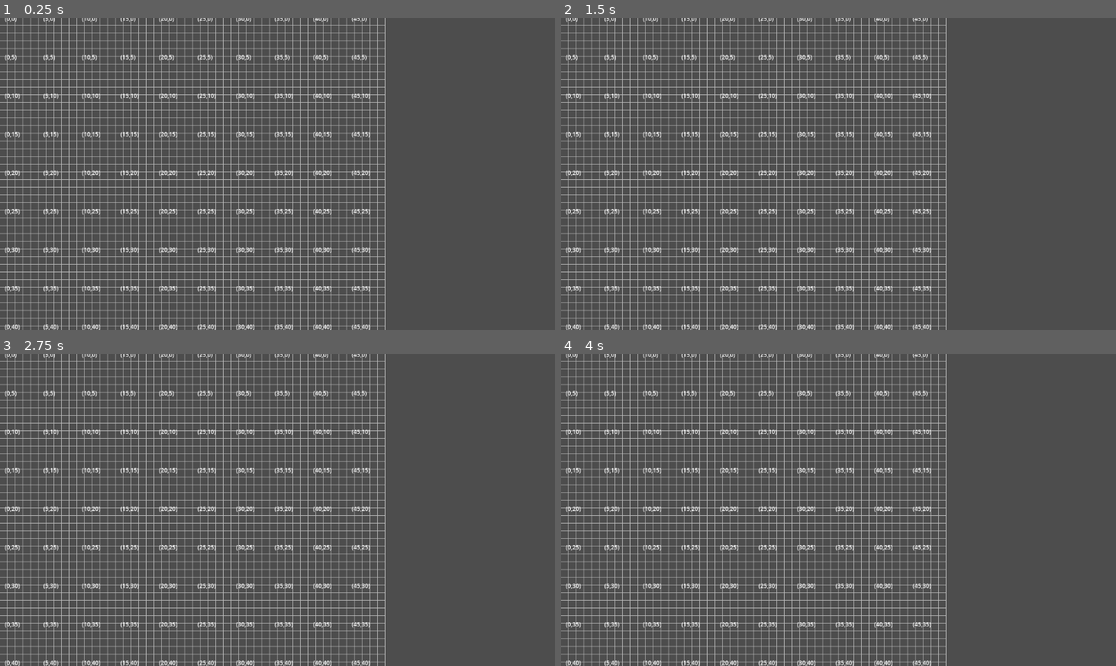
Above: before the commit, frames 1-4 (two rows, left to right).
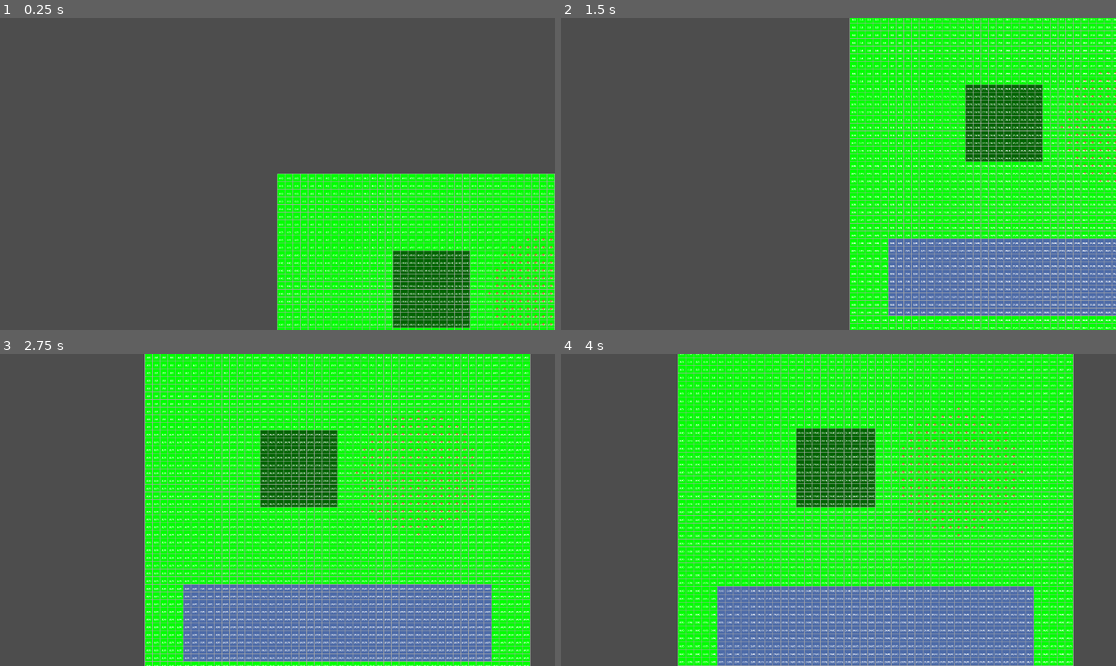
Above: after the commit, the same moments.

Repository: bk-bf/Celestia
Game: Godot game, scene res://scenes/world/tile_map_layer.tscn
Two runs of this game, one before a commit and one after it. Both use one fixed random seed, a clock stepped at 60 frames per second and the inputs below.
Inputs (mouse positions are in pixels of both pictures, inside the frame that each line leads up to):
- Up to frame 1 (0.25 s): no input
- Up to frame 2 (1.5 s): tap Enter at 0.5 s; move the mouse to (960, 158) at 0.52 s; hold S (camera_pan_down) 0.53-1.25 s; click (960, 158) at 0.67 s; tap A (camera_pan_left) at 0.8 s; drag from (727, 189) to (810, 236) at 1.27 s
- Up to frame 3 (2.75 s): tap Space at 2 s; move the mouse to (333, 441) at 2.02 s; hold D (camera_pan_right) from 2.03 s (still down); click (333, 441) at 2.17 s; tap W (camera_pan_up) at 2.3 s
- Up to frame 4 (4 s): release D (camera_pan_right) at 2.75 s; drag from (810, 572) to (672, 463) at 2.77 s; tap Enter at 3.5 s; move the mouse to (1005, 556) at 3.52 s; hold Mouse wheel up (camera_zoom_in) from 3.53 s (still down); click (1005, 556) at 3.67 s; tap Mouse wheel down (camera_zoom_out) at 3.8 s

The runs differ from the first frame. In frame 1, 38% of the frame differs, in the area x 0-100%, y 0-100%; in frame 2, 59%; in frame 3, 75%; in frame 4, 76%, in the area x 0-93%, y 0-100%.

Commit message:
feat: Connect coordinate grid with MapData, improved coordinate number readability
Add Camera2D script with panning and zooming functionality:
- Implemented a new Camera2D script to handle smooth camera movement and zooming.
- Added adjustable pan speed, zoom limits, and zoom speed.
- Integrated mouse wheel zooming and keyboard controls for panning.
- Introduced smoothing options for camera transitions.
- Added a variable font file for improved text rendering.

Diff:
--- /dev/null
+++ b/scenes/world/camera_2d.gd
@@ -0,0 +1,80 @@
+extends Camera2D
+
+# Camera movement speed
+@export var pan_speed: float = 500.0
+
+# Zoom properties
+@export var min_zoom: float = 0.5
+@export var max_zoom: float = 2.0
+@export var zoom_speed: float = 0.1
+@export var zoom_margin: float = 0.1
+
+# Smoothing properties
+@export var smoothing_enabled: bool = true
+@export var smoothing_speed: float = 10.0
+
+var target_zoom = Vector2(1, 1)
+var target_position = Vector2.ZERO
+var is_dragging = false
+var drag_start_position = Vector2.ZERO
+
+func _ready():
+	target_position = global_position
+	target_zoom = zoom
+
+func _process(delta):
+	# Handle smooth movement
+	if smoothing_enabled:
+		global_position = global_position.lerp(target_position, smoothing_speed * delta)
+		zoom = zoom.lerp(target_zoom, smoothing_speed * delta)
+	else:
+		global_position = target_position
+		zoom = target_zoom
+
+func _input(event):
+	# Handle mouse wheel zoom
+	if event is InputEventMouseButton:
+		if event.button_index == MOUSE_BUTTON_WHEEL_UP and Input.is_action_pressed("camera_zoom_in"):
+			zoom_camera(zoom_speed, event.position)
+		elif event.button_index == MOUSE_BUTTON_WHEEL_DOWN and Input.is_action_pressed("camera_zoom_out"):
+			zoom_camera(-zoom_speed, event.position)
+
+func _physics_process(delta):
+	# Handle keyboard panning
+	var input_dir = Vector2.ZERO
+
+	if Input.is_action_pressed("camera_pan_up"):
+		input_dir.y -= 1
+	if Input.is_action_pressed("camera_pan_down"):
+		input_dir.y += 1
+	if Input.is_action_pressed("camera_pan_left"):
+		input_dir.x -= 1
+	if Input.is_action_pressed("camera_pan_right"):
+		input_dir.x += 1
+
+	# Normalize diagonal movement
+	if input_dir.length() > 1.0:
+		input_dir = input_dir.normalized()
+
+	# Adjust speed based on zoom level (faster when zoomed out)
+	var adjusted_speed = pan_speed * (1.0 / zoom.x)
+	target_position += input_dir * adjusted_speed * delta
+
+func zoom_camera(zoom_factor, mouse_position):
+	# Get mouse position in viewport
+	var viewport_size = get_viewport_rect().size
+
+	# Get direction from the center to the mouse position
+	var mouse_direction = (mouse_position - viewport_size / 2).normalized()
+
+	# Calculate new zoom
+	var new_zoom = clamp(target_zoom.x + zoom_factor, min_zoom, max_zoom)
+
+	# Only apply zoom if it's within the limits
+	if (new_zoom > target_zoom.x && target_zoom.x < max_zoom) || (new_zoom < target_zoom.x && target_zoom.x > min_zoom):
+		# Offset to maintain position under mouse
+		var zoom_offset = Vector2.ZERO
+		if mouse_direction != Vector2.ZERO:
+			zoom_offset = mouse_direction * zoom_margin
+
+		target_zoom = Vector2(new_zoom, new_zoom)
--- a/scenes/world/tile_map_layer.tscn
+++ b/scenes/world/tile_map_layer.tscn
@@ -1,6 +1,12 @@
-[gd_scene load_steps=2 format=3 uid="uid://gwfgmxjdlnks"]
+[gd_scene load_steps=3 format=3 uid="uid://gwfgmxjdlnks"]
 
 [ext_resource type="Script" uid="uid://dohw47cb0kwhj" path="res://src/world/map_test.gd" id="1_i8n85"]
+[ext_resource type="Script" uid="uid://b12ae3y4x0xik" path="res://scenes/world/camera_2d.gd" id="2_r2gvn"]
 
 [node name="TestMap" type="Node2D"]
 script = ExtResource("1_i8n85")
+
+[node name="Camera2D" type="Camera2D" parent="."]
+script = ExtResource("2_r2gvn")
+max_zoom = 8.0
+zoom_speed = 0.2
--- a/src/world/map_test.gd
+++ b/src/world/map_test.gd
@@ -2,7 +2,11 @@
 
 var map_data: MapData
 @export var show_grid_lines: bool = true
+@export var show_coordinate_numbers: bool = true
 @export var cell_size: Vector2 = Vector2(16, 16)
+
+@onready var camera = $Camera2D
+var zoom_threshold = 1.5
 
 func _ready():
 	# Create a small test map
@@ -46,7 +50,31 @@
 	if !map_data:
 		return
 
-	# Draw grid lines
+	# 1. FIRST draw tile colors (background layer)
+	for y in range(map_data.get_height()):
+		for x in range(map_data.get_width()):
+			var grid_coords = Vector2i(x, y)
+			var tile = map_data.get_tile(grid_coords)
+			var rect = Rect2(
+				x * cell_size.x,
+				y * cell_size.y,
+				cell_size.x,
+				cell_size.y
+			)
+
+			# Choose color based on tile properties
+			var color = Color.GREEN
+			if tile.is_water():
+				color = Color(0.3, 0.5, 0.9, 0.6)  # Blue for water
+			elif tile.density > 0.8:
+				color = Color(0.6, 0.6, 0.6, 0.6)  # Gray for mountains/rocks
+			elif tile.biome_type == "forest":
+				color = Color.DARK_GREEN  # Green for forest
+
+			# Fill tile with color
+			draw_rect(rect, color)
+
+	# 2. SECOND draw grid lines
 	if show_grid_lines:
 		var width = map_data.get_width() * cell_size.x
 		var height = map_data.get_height() * cell_size.y
@@ -55,21 +83,39 @@
 		for x in range(map_data.get_width() + 1):
 			var start = Vector2(x * cell_size.x, 0)
 			var end = Vector2(x * cell_size.x, height)
-			draw_line(start, end, Color.GRAY, 1.0)
+			draw_line(start, end, Color.DARK_GRAY, 1.0)
 
 		# Draw horizontal lines
 		for y in range(map_data.get_height() + 1):
 			var start = Vector2(0, y * cell_size.y)
 			var end = Vector2(width, y * cell_size.y)
-			draw_line(start, end, Color.GRAY, 1.0)
+			draw_line(start, end, Color.DARK_GRAY, 1.0)
 
-# Test coordinate conversion
+	# 3. THIRD draw text and territory markers
 	for y in range(map_data.get_height()):
 		for x in range(map_data.get_width()):
 			var grid_coords = Vector2i(x, y)
+			var tile = map_data.get_tile(grid_coords)
 			var world_pos = map_data.grid_to_world(grid_coords)
 
-			# Draw coordinate text for a few tiles
-			if x % 5 == 0 and y % 5 == 0:
-				draw_string(ThemeDB.fallback_font, world_pos + Vector2(2, -2),
-		   "(%d,%d)" % [x, y], HORIZONTAL_ALIGNMENT_CENTER, -1, 12)
+			# Territory indicator
+			if tile.territory_owner != "":
+				var center = Vector2(
+					x * cell_size.x + cell_size.x/2,
+					y * cell_size.y + cell_size.y/2
+				)
+				draw_circle(center, cell_size.x/6, Color(0.9, 0.2, 0.2, 0.7))
+
+			# Coordinate numbers
+			if show_coordinate_numbers:
+				var custom_font = preload("res://assets/fonts/Roboto_Condensed/RobotoCondensed-Bold.ttf")
+				var font_size = 4
+				var label = "(%d,%d)" % [x, y]
+
+				var text_size = custom_font.get_string_size(label, HORIZONTAL_ALIGNMENT_CENTER, -1, font_size)
+				var text_pos = Vector2(
+					x * cell_size.x + (cell_size.x - text_size.x) / 2,
+					y * cell_size.y + (cell_size.y + text_size.y) / 2
+				)
+				if camera.zoom.x <= zoom_threshold:
+					draw_string(custom_font, text_pos, label, HORIZONTAL_ALIGNMENT_CENTER, -1, font_size)
--- a/test_map.tres
+++ b/test_map.tres
@@ -1,7 +1,7 @@
-[gd_resource type="Resource" script_class="MapData" load_steps=4 format=3 uid="uid://d02jxnbfdx8mt"]
+[gd_resource type="Resource" script_class="MapData" load_steps=4 format=3]
 
-[ext_resource type="Script" uid="uid://cb6wveq0sjsaq" path="res://src/world/terrain/map_data.gd" id="1_ioop6"]
-[ext_resource type="Script" uid="uid://ckjfidr7gsmde" path="res://src/world/terrain/grid.gd" id="2_t58h8"]
+[ext_resource type="Script" path="res://src/world/terrain/map_data.gd" id="1_ioop6"]
+[ext_resource type="Script" path="res://src/world/terrain/grid.gd" id="2_t58h8"]
 
 [sub_resource type="Resource" id="Resource_cnwnv"]
 script = ExtResource("2_t58h8")
@@ -13,6 +13,6 @@
 [resource]
 script = ExtResource("1_ioop6")
 terrain_grid = SubResource("Resource_cnwnv")
-map_seed = 3300251122
+map_seed = 3564618546
 map_name = "Celestia Map"
 map_size = Vector2i(50, 50)
Binary file added: assets/fonts/Roboto_Condensed/RobotoCondensed-Black.ttf
Not shown, added: assets/fonts/Roboto_Condensed/RobotoCondensed-Black.ttf.import
Binary file added: assets/fonts/Roboto_Condensed/RobotoCondensed-BlackItalic.ttf
Not shown, added: assets/fonts/Roboto_Condensed/RobotoCondensed-BlackItalic.ttf.import
Binary file added: assets/fonts/Roboto_Condensed/RobotoCondensed-Bold.ttf
Not shown, added: assets/fonts/Roboto_Condensed/RobotoCondensed-Bold.ttf.import
Binary file added: assets/fonts/Roboto_Condensed/RobotoCondensed-BoldItalic.ttf
Not shown, added: assets/fonts/Roboto_Condensed/RobotoCondensed-BoldItalic.ttf.import
Binary file added: assets/fonts/Roboto_Condensed/RobotoCondensed-ExtraBold.ttf
Not shown, added: assets/fonts/Roboto_Condensed/RobotoCondensed-ExtraBold.ttf.import
Binary file added: assets/fonts/Roboto_Condensed/RobotoCondensed-ExtraBoldItalic.ttf
Not shown, added: assets/fonts/Roboto_Condensed/RobotoCondensed-ExtraBoldItalic.ttf.import
(and 30 more such lines)
